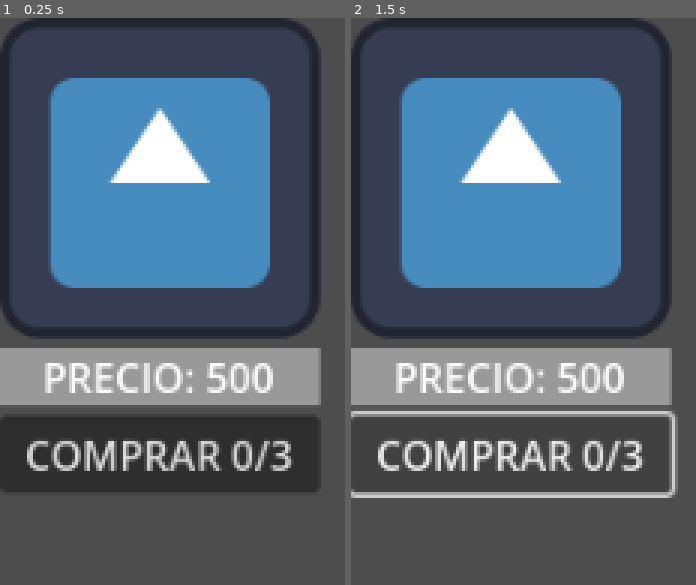
Above: before the commit, frames 1-2 (left to right).
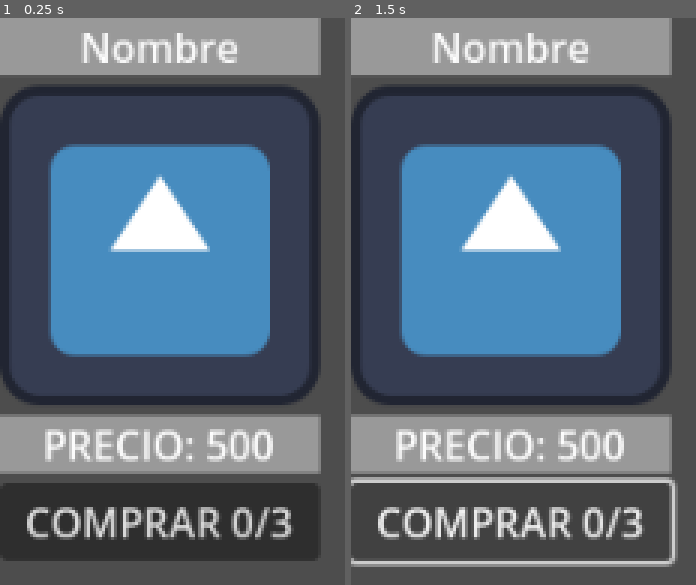
Above: after the commit, the same moments.

Repository: soetgdeznsgk/UN-Gamejam2---Gem-Frenzy
Game: Godot game, scene res://FinalizarDia/MejoraUI.tscn
Same seed, same stepped clock (60 frames per second), same inputs: the game is played once before the commit and once after it. This scene is started directly instead of the project's main scene. The engine's default icon, where the game draws it, is replaced by a stand-in: a white triangle on a blue panel in a dark square.
Inputs:
- Up to frame 1 (0.25 s): no input
- Up to frame 2 (1.5 s): click "COMPRAR 0/3" at 0.5 s; click "COMPRAR 0/3" at 1.25 s

The runs differ from the first frame. In frame 1, 59% of the frame differs, in the area x 0-94%, y 0-96%; in frame 2, 54%.
Error after the commit: Invalid access to property or key 'Nombre' on a base object of type 'Dictionary'. (res://FinalizarDia/MejoraUI.gd:6)

Commit message:
Mejoras finalizadas!

Diff:
--- a/FinalizarDia/FinalizarDia.gd
+++ b/FinalizarDia/FinalizarDia.gd
@@ -2,19 +2,23 @@
 
 @onready var grid = $GridContainerMejoras
 var mejoraUI = preload("res://FinalizarDia/MejoraUI.tscn")
+var infoMejorasDisponibles : Array
 
 func _ready() -> void:
 	GlobalTiempo.finalizarDia.connect(_on_finalizar_dia)
 
 func _on_finalizar_dia(dia : int):
-	#todo que las mejoras salgan aleatoriamente aca, excepto si ya hay un maximo
-	# var arr mejoras disponibles  = ...
-	# for i in mejoras disponibles...
-	var temp = mejoraUI.instantiate()
-	grid.add_child(temp)
+	infoMejorasDisponibles = GlobalMejoras.obtener_mejora_random_disponible()
+	print(infoMejorasDisponibles)
+	for i in infoMejorasDisponibles:
+		var temp = mejoraUI.instantiate()
+		temp.info = i
+		grid.add_child(temp)
 
 	%FinalizarDia.visible = true
 
 func _on_btn_finalizar_dia_pressed() -> void:
 	visible = false
 	GlobalTiempo.siguiente_dia()
+	for child in grid.get_children():
+		child.queue_free()
--- a/FinalizarDia/MejoraUI.gd
+++ b/FinalizarDia/MejoraUI.gd
@@ -1,11 +1,12 @@
 extends VBoxContainer
 
-var info : Array
+var info : Dictionary
 
 func _ready() -> void:
-	info = GlobalMejoras.obtener_mejora_random_disponible()
-	print(info)
+	$Lb_nombre.text = info["Nombre"]
+	$Lb_precio.text = "Precio: " + str(info["Precio"])
 
 func _on_btn_comprar_pressed() -> void:
 	# solo puede comprar una vez hasta el maximo
-	pass # Replace with function body.
+	GlobalMejoras.activas_mejoras[int(info["Key"])] += 1
+	$Btn_comprar.disabled = true
--- a/FinalizarDia/MejoraUI.tscn
+++ b/FinalizarDia/MejoraUI.tscn
@@ -15,6 +15,13 @@
 size_flags_vertical = 3
 alignment = 1
 script = ExtResource("1_1mlls")
+
+[node name="Lb_nombre" type="Label" parent="."]
+layout_mode = 2
+theme_override_styles/normal = SubResource("StyleBoxFlat_e85kf")
+text = "Nombre"
+horizontal_alignment = 1
+vertical_alignment = 1
 
 [node name="TextureRect" type="TextureRect" parent="."]
 custom_minimum_size = Vector2(32, 32)
--- a/Logica/Globales/GlobalMejoras.gd
+++ b/Logica/Globales/GlobalMejoras.gd
@@ -14,6 +14,7 @@
 
 var info_mejoras = {
 	nombre_mejoras.Mochila : {
+		"Key" : nombre_mejoras.Mochila,
 		"Nombre" : "Mochila grande",
 		"Precio" : 5,
 		"Maximo" : 3,
@@ -21,6 +22,7 @@
 		"Descripcion" : "Permite llevar más minerales",
 	},
 	nombre_mejoras.CofreMineral : {
+		"Key" : nombre_mejoras.CofreMineral,
 		"Nombre" : "Cofre",
 		"Precio" : 2,
 		"Maximo" : 8,
@@ -28,6 +30,7 @@
 		"Descripcion" : "Permite almacenar más tipos de minerales",
 	},
 	nombre_mejoras.Gato : {
+		"Key" : nombre_mejoras.Gato,
 		"Nombre" : "Gato",
 		"Precio" : 10,
 		"Maximo" : 2,
@@ -35,6 +38,7 @@
 		"Descripcion" : "Un gato siempre atrae más clientes!",
 	},
 	nombre_mejoras.MejoraDeMejoras : {
+		"Key" : nombre_mejoras.MejoraDeMejoras,
 		"Nombre" : "Muchas mejoras",
 		"Precio" : 10,
 		"Maximo" : 1,
@@ -42,6 +46,7 @@
 		"Descripcion" : "No son suficientes mejoras? Agrega una más al finalizar el dia",
 	},
 	nombre_mejoras.RecompensaMejorada : {
+		"Key" : nombre_mejoras.RecompensaMejorada,
 		"Nombre" : "Recompensas!",
 		"Precio" : 4,
 		"Maximo" : 3,
@@ -49,6 +54,7 @@
 		"Descripcion" : "Cobra más por tu trabajo!",
 	},
 	nombre_mejoras.ClientesZen : {
+		"Key" : nombre_mejoras.ClientesZen,
 		"Nombre" : "Clientes Zen",
 		"Precio" : 3,
 		"Maximo" : 3,
@@ -56,6 +62,7 @@
 		"Descripcion" : "Gracias a la meditación los clientes esperan más tiempo",
 	},
 	nombre_mejoras.MasTiempo : {
+		"Key" : nombre_mejoras.MasTiempo,
 		"Nombre" : "Mas tiempo",
 		"Precio" : 3,
 		"Maximo" : 7,
